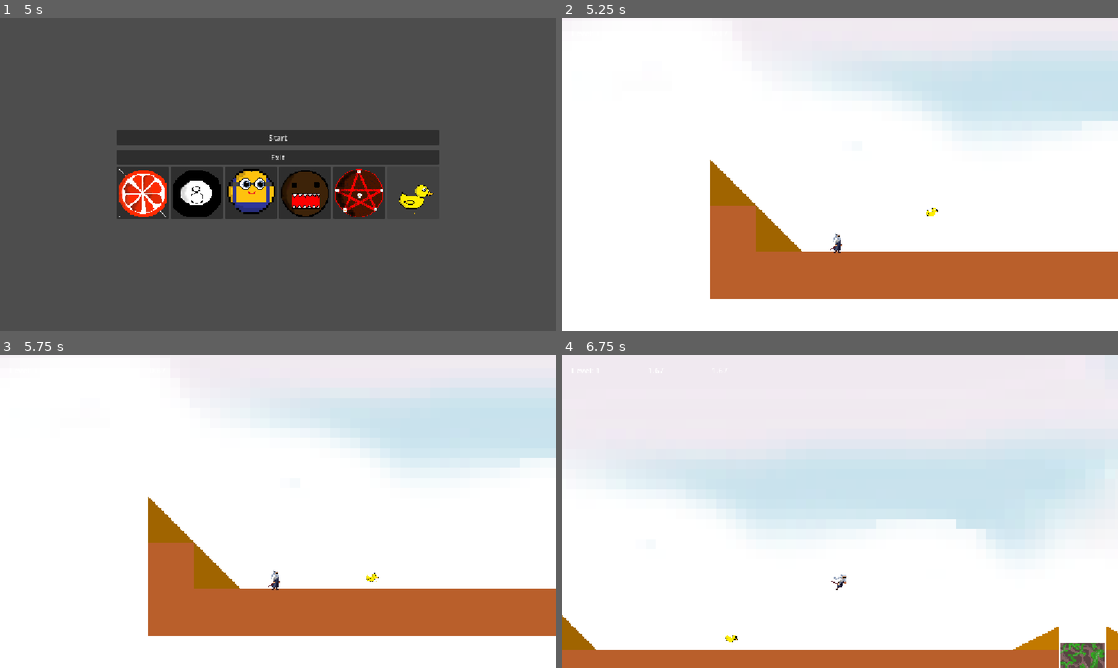
Above: before the commit, frames 1-4 (two rows, left to right).
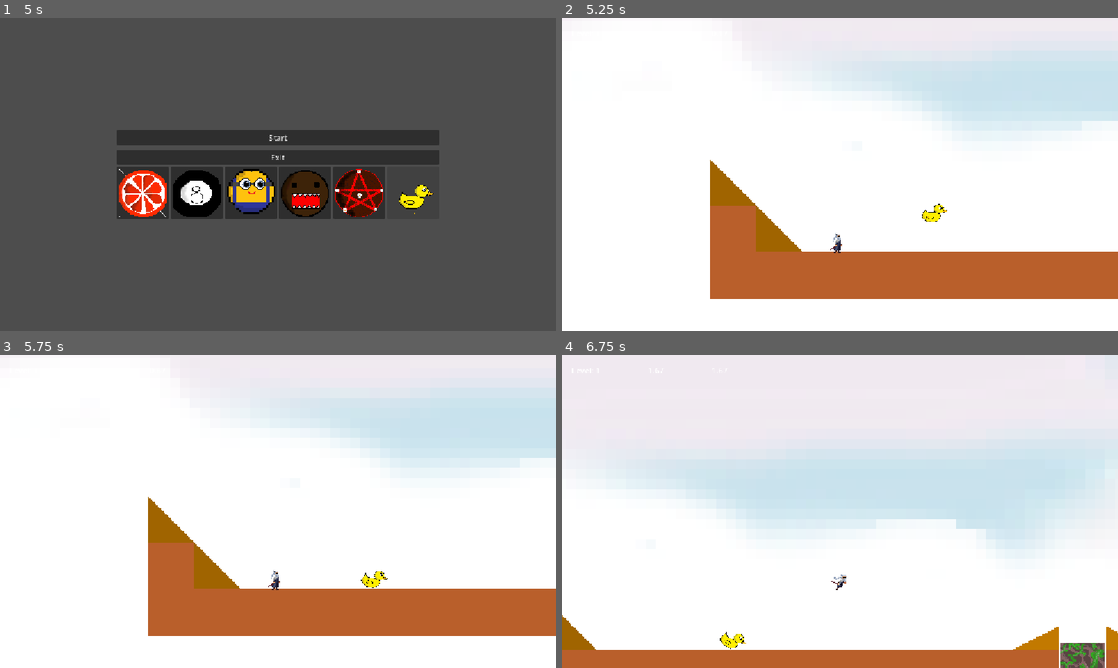
Above: after the commit, the same moments.

Repository: Mareruma/Bounce-Back
Game: Godot game, scene res://Scenes/game.tscn
Two runs of this game, one before a commit and one after it. Both use one fixed random seed, a clock stepped at 60 frames per second and the inputs below.
Inputs (mouse positions are in pixels of both pictures, inside the frame that each line leads up to):
- Up to frame 1 (5 s): click (144, 193) at 0.5 s; click (194, 193) at 1.25 s; click (250, 193) at 2 s; click (305, 193) at 2.75 s; click (361, 193) at 3.5 s; click (411, 193) at 4.25 s
- Up to frame 2 (5.25 s): click "Start" at 5 s
- Up to frame 3 (5.75 s): no input
- Up to frame 4 (6.75 s): tap Enter (ui_accept) at 5.75, 6.02, 6.05, 6.32, 6.6 s; hold Right (ui_right) from 5.78 s (still down); tap F (kick) at 5.85 s

Frame 1 is identical in both runs. In frame 2, 0.1% of the frame differs, in the area x 64-70%, y 59-66%; in frame 3, 0.1%, in the area x 64-70%, y 69-75%; in frame 4, 0.1%.

Commit message:
fixed ball scales

Diff:
--- a/Scenes/duck.tscn
+++ b/Scenes/duck.tscn
@@ -2,6 +2,11 @@
 
 [ext_resource type="Texture2D" uid="uid://dmo2tfc678h1o" path="res://Assets/Duck.png" id="1_jhtpm"]
 [ext_resource type="Script" uid="uid://dss65dtk6ne2x" path="res://Scripts/duck.gd" id="1_tvw4f"]
+[ext_resource type="Texture2D" uid="uid://c4tmc2618vgyh" path="res://Assets/apelsins.png" id="3_xpqa0"]
+[ext_resource type="Texture2D" uid="uid://pv47i63bmpw2" path="res://Assets/boling bumba.png" id="4_mshtc"]
+[ext_resource type="Texture2D" uid="uid://6dukly8xoo3p" path="res://Assets/minion.png" id="5_bvjhm"]
+[ext_resource type="Texture2D" uid="uid://vuscs67u8jo6" path="res://Assets/monstrs.png" id="6_3a0xp"]
+[ext_resource type="Texture2D" uid="uid://cvv0jn6d83ncx" path="res://Assets/navīga zvaigzne.png" id="7_h76i3"]
 
 [sub_resource type="CircleShape2D" id="CircleShape2D_tvw4f"]
 radius = 8.0
@@ -9,10 +14,41 @@
 [node name="Duck" type="RigidBody2D" unique_id=779076703]
 script = ExtResource("1_tvw4f")
 
-[node name="Sprite2D" type="Sprite2D" parent="." unique_id=203658649]
-position = Vector2(-2.074957, -1.7758203)
+[node name="Duck" type="Sprite2D" parent="." unique_id=203658649]
+visible = false
+position = Vector2(-1, -2)
+scale = Vector2(0.24352148, 0.24352148)
 texture = ExtResource("1_jhtpm")
 
 [node name="CollisionShape2D" type="CollisionShape2D" parent="." unique_id=1539065082]
 position = Vector2(-1, 0)
 shape = SubResource("CircleShape2D_tvw4f")
+
+[node name="Orange" type="Sprite2D" parent="." unique_id=28763605]
+visible = false
+position = Vector2(-0.99999976, 1.1920929e-07)
+scale = Vector2(0.155, 0.155)
+texture = ExtResource("3_xpqa0")
+
+[node name="BowlingBall" type="Sprite2D" parent="." unique_id=1165791322]
+visible = false
+position = Vector2(-1.0000002, -2.3841858e-07)
+scale = Vector2(0.155, 0.155)
+texture = ExtResource("4_mshtc")
+
+[node name="Minion" type="Sprite2D" parent="." unique_id=633235979]
+visible = false
+position = Vector2(-1, 0)
+scale = Vector2(0.17, 0.17)
+texture = ExtResource("5_bvjhm")
+
+[node name="Monster" type="Sprite2D" parent="." unique_id=1100732156]
+visible = false
+position = Vector2(-1, 0)
+scale = Vector2(0.16499999, 0.16499999)
+texture = ExtResource("6_3a0xp")
+
+[node name="Star" type="Sprite2D" parent="." unique_id=752242065]
+position = Vector2(-1, 0)
+scale = Vector2(0.16500002, 0.16500002)
+texture = ExtResource("7_h76i3")
--- a/Scenes/player.tscn
+++ b/Scenes/player.tscn
@@ -10,6 +10,9 @@
 [ext_resource type="Texture2D" uid="uid://rq11q35bu1mw" path="res://Assets/PlayerSkins/samurai_IDLE.png" id="8_8erm5"]
 [ext_resource type="Texture2D" uid="uid://can3ig5c008o1" path="res://Assets/PlayerSkins/ATTACK samurai_1.png" id="9_tx1dd"]
 [ext_resource type="Texture2D" uid="uid://d38cximtffqbt" path="res://Assets/PlayerSkins/samurai_RUN.png" id="10_gymyn"]
+[ext_resource type="AudioStream" uid="uid://bo5ujtkn507sv" path="res://Assets/sounds/walking.mp3" id="11_gymyn"]
+[ext_resource type="AudioStream" uid="uid://d31kwq1ajrnwv" path="res://Assets/sounds/jump.mp3" id="12_pu2lt"]
+[ext_resource type="AudioStream" uid="uid://5y0fvxn5jsx2" path="res://Assets/sounds/hit.mp3" id="13_ukyrk"]
 
 [sub_resource type="SpriteFrames" id="SpriteFrames_wp5od"]
 animations = [{
@@ -327,3 +330,12 @@
 scale = Vector2(0.3945313, 0.3945313)
 sprite_frames = SubResource("SpriteFrames_sixep")
 animation = &"Idle"
+
+[node name="RunSound" type="AudioStreamPlayer2D" parent="." unique_id=1672585566]
+stream = ExtResource("11_gymyn")
+
+[node name="JumpSound" type="AudioStreamPlayer2D" parent="." unique_id=102904683]
+stream = ExtResource("12_pu2lt")
+
+[node name="HitSound" type="AudioStreamPlayer2D" parent="." unique_id=1005410294]
+stream = ExtResource("13_ukyrk")
--- a/Scripts/duck.gd
+++ b/Scripts/duck.gd
@@ -1,9 +1,19 @@
 extends RigidBody2D
 
 var velamais_izmers = Vector2(12, 12)
+@onready var skins = [$Orange, $BowlingBall, $Minion, $Monster, $Star, $Duck]
+func _ready() -> void:
+	choose_skin(Main.izveletais_skins)
+	#$Sprite2D.texture = Main.izveleta_tekstura
+	#if $Sprite2D.texture != null:
+		#var attela_izmers = $Sprite2D.texture.get_size()
+		#$Sprite2D.scale = velamais_izmers / attela_izmers
 
-func _ready() -> void:
-	$Sprite2D.texture = Main.izveleta_tekstura
-	if $Sprite2D.texture != null:
-		var attela_izmers = $Sprite2D.texture.get_size()
-		$Sprite2D.scale = velamais_izmers / attela_izmers
+
+func choose_skin(selected:int):
+	for i in range(skins.size()):
+		if i==selected-1:
+			skins[i].visible = true
+			#anim_sprite=skins[i]
+		else:
+			skins[i].visible = false
--- a/Scripts/game.gd
+++ b/Scripts/game.gd
@@ -6,6 +6,7 @@
 var monster_texture = preload("res://Assets/monstrs.png")
 var deadly_star_texture = preload("res://Assets/pixil-frame-0 (1).png")
 var duck_texture = preload("res://Assets/pixil-frame-0 (1).png")
+
 
 func _on_start_pressed() -> void:
 	get_tree().change_scene_to_file("res://Scenes/Levels/level_1.tscn")
@@ -17,18 +18,24 @@
 
 func _on_orange_pressed() -> void:
 	Main.izveleta_tekstura = orange_texture
+	Main.izveletais_skins=1
 
 func _on_bouling_pressed() -> void:
 	Main.izveleta_tekstura = bouling_texture
+	Main.izveletais_skins=2
 
 func _on_minion_pressed() -> void:
 	Main.izveleta_tekstura = minion_texture
+	Main.izveletais_skins=3
 
 func _on_monster_pressed() -> void:
 	Main.izveleta_tekstura = monster_texture
+	Main.izveletais_skins=4
 
 func _on_deadly_star_pressed() -> void:
 	Main.izveleta_tekstura = deadly_star_texture
+	Main.izveletais_skins=5
 
 func _on_duck_pressed() -> void:
 	Main.izveleta_tekstura = duck_texture
+	Main.izveletais_skins=6
--- a/Scripts/main.gd
+++ b/Scripts/main.gd
@@ -3,7 +3,7 @@
 var time: float = 0.0
 var is_timer_running: bool = false
 var level_times: Array[float] = []
-
+var izveletais_skins = 1
 var izveleta_tekstura: Texture2D = preload("res://Assets/pixil-frame-0 (1).png")
 
 func _process(delta: float) -> void:
--- a/Scripts/player.gd
+++ b/Scripts/player.gd
@@ -8,6 +8,12 @@
 @onready var skins = [$Sprite2D, $SpriteSamurai2D]
 @onready var anim_sprite: AnimatedSprite2D = $Sprite2D
 
+
+
+#Skanas
+@onready var run_sound = $RunSound
+@onready var jump_sound = $JumpSound
+@onready var hit_sound = $HitSound
 #Vajag lai butu atsperigs
 #var velocity_before_collision:Vector2;
 
@@ -35,6 +41,7 @@
 			skins[i].visible = false
 
 func kick():
+	hit_sound.play()
 	for body in kick_area.get_overlapping_bodies():
 		if body is RigidBody2D:
 			var direction = Vector2(facing_direction*0.05, -0.02).normalized()
@@ -84,6 +91,7 @@
 		#jump_count=1;
 		jump_count -= 1
 		velocity.y = JUMP_VELOCITY
+		jump_sound.play()
 	#pagriesanas
 	if is_on_floor():
 		jump_count = 1
@@ -97,6 +105,7 @@
 		if not anim_sprite.animation=="Run" and not anim_sprite.animation == "Kick":
 			anim_sprite.stop()
 			anim_sprite.play("Run")
+			run_sound.play()
 	else:
 		velocity.x = move_toward(velocity.x, 0, SPEED)
 		if not anim_sprite.animation == "Idle" and not anim_sprite.animation == "Kick":
Not shown, added: Assets/sounds/hit.mp3.import
Not shown, added: Assets/sounds/jump.mp3.import
Not shown, added: Assets/sounds/walking.mp3.import
Not shown, added: Assets/sounds/hit.mp3
Not shown, added: Assets/sounds/jump.mp3
Not shown, added: Assets/sounds/walking.mp3
